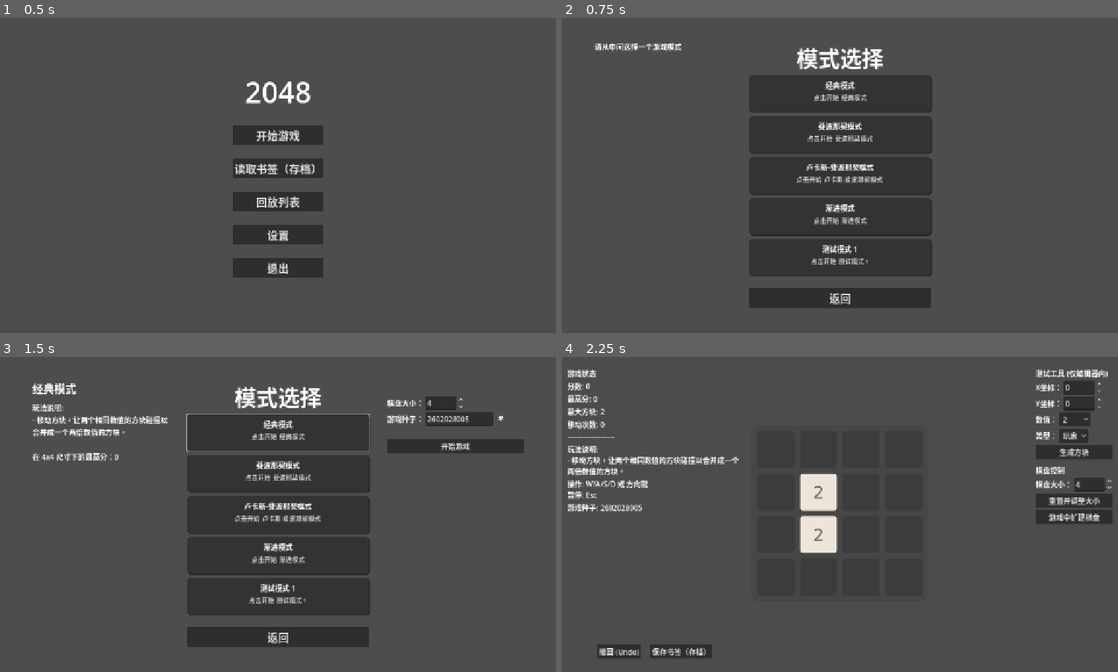
Above: before the commit, frames 1-4 (two rows, left to right).
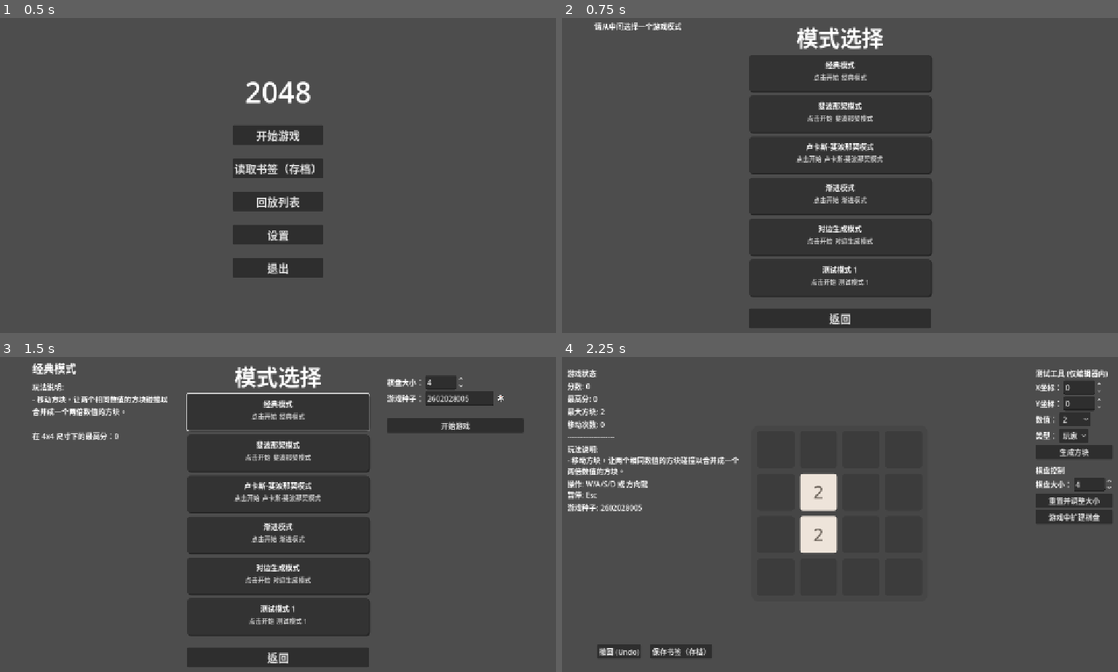
Above: after the commit, the same moments.

Repository: C76GN/2048-all-in-one
Game: Godot game, scene res://scenes/main_menu.tscn
Two runs of this game, one before a commit and one after it. Both use one fixed random seed, a clock stepped at 60 frames per second and the inputs below.
Inputs (mouse positions are in pixels of both pictures, inside the frame that each line leads up to; where the layout moved, square brackets give the same spot in the first picture):
- Up to frame 1 (0.5 s): no input
- Up to frame 2 (0.75 s): click "开始游戏" at 0.5 s
- Up to frame 3 (1.5 s): click (278, 410) [278, 432] at 1.25 s
- Up to frame 4 (2.25 s): click "开始游戏" at 2 s

Frame 1 is identical in both runs. In frame 2, 13% of the frame differs, in the area x 5-67%, y 1-99%; in frame 3, 18%, in the area x 5-95%, y 1-99%; in frame 4, less than 0.1%.

Commit message:
Add Opposite Edge Spawn Mode
This commit introduces a new gameplay variant, the "Opposite Edge Spawn" mode. In this mode, new tiles are generated on the edge opposite to the player's swipe, but only within the specific rows or columns that were shifted by the move.This commit introduces a new gameplay variant, the "Opposite Edge Spawn" mode. In this mode, new tiles are generated on the edge opposite to the player's swipe, but only within the specific rows or columns that were shifted by the move.

Diff:
--- a/global/event_bus.gd
+++ b/global/event_bus.gd
@@ -12,8 +12,9 @@
 signal score_updated(amount: int)
 
 ## 在一次有效的移动（至少有一个方块移动或合并）完成后发出。
+## @param move_data: 一个包含移动方向和受影响行/列信息的字典。
 @warning_ignore("unused_signal")
-signal move_made
+signal move_made(move_data: Dictionary)
 
 ## 当有怪物在交互中被消灭时发出。
 @warning_ignore("unused_signal")
--- /dev/null
+++ b/resources/modes/opposite_edge_mode_config.tres
@@ -0,0 +1,35 @@
+[gd_resource type="Resource" script_class="GameModeConfig" load_steps=12 format=3 uid="uid://dklmno2p3q4r5"]
+
+[ext_resource type="Resource" uid="uid://q5lokbubm1hs" path="res://resources/themes/default_board_theme.tres" id="1_xkyvo"]
+[ext_resource type="Resource" uid="uid://dbppel7der23n" path="res://resources/themes/classic_tile_theme.tres" id="2_y7c41"]
+[ext_resource type="Script" uid="uid://cd58tqmib7wsk" path="res://scripts/rules/game_over/standard_game_over_rule.gd" id="3_dvc3p"]
+[ext_resource type="Resource" uid="uid://bajwfeoyco3xn" path="res://resources/themes/red_tile_theme.tres" id="3_o1sg1"]
+[ext_resource type="Script" uid="uid://bdsn1pa4fjc01" path="res://scripts/rules/interaction/classic_interaction_rule.gd" id="4_xkyvo"]
+[ext_resource type="Script" uid="uid://cmxpkj6kgwm5k" path="res://global/game_mode_config.gd" id="5_y7c41"]
+[ext_resource type="Script" uid="uid://rtyr5upmnau6" path="res://scripts/rules/base/spawn_rule.gd" id="6_abcde"]
+[ext_resource type="Resource" uid="uid://dbb0u5q2klk3u" path="res://resources/modes/classic_spawn_rule_init.tres" id="7_fghij"]
+[ext_resource type="Resource" uid="uid://c6s7jklm8wan1" path="res://resources/rules/opposite_edge_spawn_rule_on_move.tres" id="8_klmno"]
+
+[sub_resource type="Resource" id="Resource_wp4bw"]
+script = ExtResource("3_dvc3p")
+metadata/_custom_type_script = "uid://cd58tqmib7wsk"
+
+[sub_resource type="Resource" id="Resource_jk0ep"]
+script = ExtResource("4_xkyvo")
+metadata/_custom_type_script = "uid://bdsn1pa4fjc01"
+
+[resource]
+script = ExtResource("5_y7c41")
+mode_name = "对边生成模式"
+mode_description = "玩法说明:
+- 经典2048合并规则。
+- 新方块会生成在您滑动方向的对向边缘，且仅限于那些因滑动而发生位移的行/列。"
+interaction_rule = SubResource("Resource_jk0ep")
+color_schemes = {
+0: ExtResource("2_y7c41"),
+1: ExtResource("3_o1sg1")
+}
+spawn_rules = Array[ExtResource("6_abcde")]([ExtResource("7_fghij"), ExtResource("8_klmno")])
+game_over_rule = SubResource("Resource_wp4bw")
+board_theme = ExtResource("1_xkyvo")
+metadata/_custom_type_script = "uid://cmxpkj6kgwm5k"
--- /dev/null
+++ b/resources/rules/opposite_edge_spawn_rule_on_move.tres
@@ -0,0 +1,8 @@
+[gd_resource type="Resource" load_steps=2 format=3 uid="uid://c6s7jklm8wan1"]
+
+[ext_resource type="Script" uid="uid://c5q50w1j58c70" path="res://scripts/rules/spawn/opposite_edge_spawn_rule.gd" id="1_abcde"]
+
+[resource]
+script = ExtResource("1_abcde")
+priority = 10
+metadata/_custom_type_script = "uid://rtyr5upmnau6"
--- a/scenes/mode_selection.tscn
+++ b/scenes/mode_selection.tscn
@@ -7,6 +7,7 @@
 [ext_resource type="Resource" uid="uid://dwjqj7f52y8in" path="res://resources/modes/test_mode1_config.tres" id="5_ws4rq"]
 [ext_resource type="Resource" uid="uid://dlv621h6njs6m" path="res://resources/modes/lucas_fibonacci_mode_config.tres" id="6_t4d1t"]
 [ext_resource type="Resource" uid="uid://da3ioky106k1i" path="res://resources/modes/progressive_mode_config.tres" id="6_ws4rq"]
+[ext_resource type="Resource" uid="uid://dklmno2p3q4r5" path="res://resources/modes/opposite_edge_mode_config.tres" id="7_kj7h5"]
 
 [node name="ModeSelection" type="Control"]
 layout_mode = 3
@@ -17,7 +18,7 @@
 grow_vertical = 2
 script = ExtResource("1_jv0sf")
 game_play_scene = ExtResource("2_0hetu")
-mode_configs = Array[Resource]([ExtResource("3_t5a4b"), ExtResource("4_t4d1t"), ExtResource("6_t4d1t"), ExtResource("6_ws4rq"), ExtResource("5_ws4rq")])
+mode_configs = Array[Resource]([ExtResource("3_t5a4b"), ExtResource("4_t4d1t"), ExtResource("6_t4d1t"), ExtResource("6_ws4rq"), ExtResource("7_kj7h5"), ExtResource("5_ws4rq")])
 
 [node name="CenterContainer" type="CenterContainer" parent="."]
 layout_mode = 1
--- a/scripts/game_board.gd
+++ b/scripts/game_board.gd
@@ -83,6 +83,9 @@
 		new_grid[i] = []; new_grid[i].resize(grid_size)
 		new_grid[i].fill(null)
 
+	# 追踪发生了移动的行/列的索引
+	var moved_lines_indices: Array[int] = []
+
 	# 逐行/逐列处理
 	for i in range(grid_size):
 		var line: Array[Tile] = []
@@ -94,8 +97,11 @@
 		var new_line: Array[Tile] = result.line
 		var merges: Array[Dictionary] = result.merges
 
+		# 检查这一行/列是否发生了移动
 		if result.moved:
 			moved = true
+			if not i in moved_lines_indices:
+				moved_lines_indices.append(i)
 
 		# 处理合并动画指令
 		for merge_info in merges:
@@ -136,9 +142,15 @@
 		for j in range(grid_size):
 			var coords = _get_coords_for_line(i, j, direction)
 			new_grid[coords.x][coords.y] = new_line[j]
+
 	if moved:
+		var move_data = {
+			"direction": direction,
+			"moved_lines": moved_lines_indices
+		}
+
 		grid = new_grid
-		EventBus.move_made.emit()
+		EventBus.move_made.emit(move_data)
 		play_animations_requested.emit(instructions)
 
 		# 逻辑层立即检查游戏是否结束
@@ -150,31 +162,38 @@
 	var type = spawn_data.get("type", Tile.TileType.PLAYER)
 	var is_priority = spawn_data.get("is_priority", false)
 
-	var empty_cells = get_empty_cells()
-
-	# 情况1：棋盘有空位，正常生成。
-	if not empty_cells.is_empty():
-		var spawn_pos: Vector2i = empty_cells[RNGManager.get_rng().randi_range(0, empty_cells.size() - 1)]
-		var new_tile = _spawn_at(spawn_pos, value, type)
-
-		# 创建SPAWN指令并请求播放
-		var instruction = [{"type": "SPAWN", "tile": new_tile}]
-		play_animations_requested.emit(instruction)
-
-	# 情况2：棋盘已满，但生成请求是优先的（如怪物），则执行转化逻辑。
-	elif is_priority:
-		var player_tiles = _get_all_player_tiles()
-		# 子情况A：棋盘上仍有玩家方块，随机将一个转变为怪物。
-		if not player_tiles.is_empty():
-			var tile_to_transform = player_tiles[RNGManager.get_rng().randi_range(0, player_tiles.size() - 1)]
-			tile_to_transform.setup(value, type, interaction_rule, color_schemes)
-			tile_to_transform.animate_transform()
-		# 子情况B：棋盘上全是怪物方块，随机将一个数值翻倍以示“增强”。
+	# 检查是否提供了指定的生成位置
+	var spawn_pos: Vector2i
+	var has_specific_pos = spawn_data.has("position")
+
+	if has_specific_pos:
+		spawn_pos = spawn_data["position"]
+		# 安全检查，确保指定位置是空的
+		if grid[spawn_pos.x][spawn_pos.y] != null:
+			push_error("生成失败：尝试在非空位置 %s 生成方块。" % str(spawn_pos))
+			return
+	else:
+		var empty_cells = get_empty_cells()
+		if not empty_cells.is_empty():
+			spawn_pos = empty_cells[RNGManager.get_rng().randi_range(0, empty_cells.size() - 1)]
 		else:
-			var monster_tiles = _get_all_monster_tiles()
-			if not monster_tiles.is_empty():
-				var tile_to_empower = monster_tiles[RNGManager.get_rng().randi_range(0, monster_tiles.size() - 1)]
-				tile_to_empower.setup(tile_to_empower.value * 2, type, interaction_rule, color_schemes)
+			# 棋盘已满
+			if is_priority:
+				var player_tiles = _get_all_player_tiles()
+				if not player_tiles.is_empty():
+					var tile_to_transform = player_tiles[RNGManager.get_rng().randi_range(0, player_tiles.size() - 1)]
+					tile_to_transform.setup(value, type, interaction_rule, color_schemes)
+					tile_to_transform.animate_transform()
+				else:
+					var monster_tiles = _get_all_monster_tiles()
+					if not monster_tiles.is_empty():
+						var tile_to_empower = monster_tiles[RNGManager.get_rng().randi_range(0, monster_tiles.size() - 1)]
+						tile_to_empower.setup(tile_to_empower.value * 2, type, interaction_rule, color_schemes)
+			return # 棋盘已满且非优先，直接返回
+
+	var new_tile = _spawn_at(spawn_pos, value, type)
+	var instruction = [{"type": "SPAWN", "tile": new_tile}]
+	play_animations_requested.emit(instruction)
 
 ## 获取当前棋盘上数值最大的玩家方块的值。
 func get_max_player_value() -> int:
@@ -395,6 +414,12 @@
 	await new_cells_tween.finished
 
 # --- 辅助函数 ---
+
+## 将棋盘容器内的局部像素坐标转换为网格坐标。
+func _pixel_to_grid(pixel_pos: Vector2) -> Vector2i:
+	var x = round(pixel_pos.x / (CELL_SIZE + SPACING))
+	var y = round(pixel_pos.y / (CELL_SIZE + SPACING))
+	return Vector2i(int(x), int(y))
 
 ## 在指定位置生成一个方块的内部实现。
 func _spawn_at(grid_pos: Vector2i, value: int, type: Tile.TileType) -> Tile:
--- a/scripts/modes/game_play.gd
+++ b/scripts/modes/game_play.gd
@@ -275,11 +275,11 @@
 	_save_current_state()
 	game_board.handle_move(direction)
 
-func _on_move_made() -> void:
+func _on_move_made(move_data: Dictionary) -> void:
 	move_count += 1
 	# 记录有效移动到回放数据中
 	_current_replay_data.actions.append(_last_move_direction)
-	rule_manager.dispatch_event(RuleManager.Events.PLAYER_MOVED)
+	rule_manager.dispatch_event(RuleManager.Events.PLAYER_MOVED, move_data)
 	_update_and_publish_hud_data()
 
 ## 当 EventBus 发出 game_lost 信号时调用。
--- /dev/null
+++ b/scripts/rules/spawn/opposite_edge_spawn_rule.gd
@@ -0,0 +1,78 @@
+# scripts/rules/spawn/opposite_edge_spawn_rule.gd
+
+## OppositeEdgeSpawnRule: 实现“对边生成”规则。
+##
+## 规则行为:
+## 1. 触发器(ON_MOVE): 在每次有效移动后触发。
+## 2. 对边生成: 新方块生成在玩家滑动的反方向边缘。
+## 3. 移动前置: 只在那些实际发生位移的行或列的边缘生成。
+## 4. 随机选择: 从所有有效生成点中随机选择一个。
+class_name OppositeEdgeSpawnRule
+extends SpawnRule
+
+## 可配置：生成2的概率（其余为4）。
+@export var probability_of_2: float = 0.9
+## 如果生成成功，是否“消费”事件，阻止后续低优先级的移动规则执行。
+@export var consumes_event_on_success: bool = true
+
+## 执行生成逻辑。
+func execute(payload: Dictionary = {}) -> bool:
+	# 从 payload 中获取移动方向和受影响的行/列索引
+	var direction: Vector2i = payload.get("direction", Vector2i.ZERO)
+	var moved_lines: Array = payload.get("moved_lines", [])
+
+	if direction == Vector2i.ZERO or moved_lines.is_empty():
+		return false
+
+	var valid_spawn_points: Array[Vector2i] = []
+	var grid_size = game_board.grid_size
+
+	# 根据移动方向确定目标边缘和遍历方式
+	match direction:
+		Vector2i.UP: # 向上滑动，在最下面一行生成
+			var target_y = grid_size - 1
+			for x in moved_lines: # moved_lines 包含的是列索引
+				if game_board.grid[x][target_y] == null:
+					valid_spawn_points.append(Vector2i(x, target_y))
+
+		Vector2i.DOWN: # 向下滑动，在最上面一行生成
+			var target_y = 0
+			for x in moved_lines: # moved_lines 包含的是列索引
+				if game_board.grid[x][target_y] == null:
+					valid_spawn_points.append(Vector2i(x, target_y))
+
+		Vector2i.LEFT: # 向左滑动，在最右边一列生成
+			var target_x = grid_size - 1
+			for y in moved_lines: # moved_lines 包含的是行索引
+				if game_board.grid[target_x][y] == null:
+					valid_spawn_points.append(Vector2i(target_x, y))
+
+		Vector2i.RIGHT: # 向右滑动，在最左边一列生成
+			var target_x = 0
+			for y in moved_lines: # moved_lines 包含的是行索引
+				if game_board.grid[target_x][y] == null:
+					valid_spawn_points.append(Vector2i(target_x, y))
+
+	# 如果找到了有效的生成点
+	if not valid_spawn_points.is_empty():
+		# --- FIX: 使用我们自己的RNG来选择位置，以遵循种子 ---
+		var random_index = RNGManager.get_rng().randi_range(0, valid_spawn_points.size() - 1)
+		var spawn_pos = valid_spawn_points[random_index]
+
+		# 经典规则：按概率生成2或4
+		var value = 2 if RNGManager.get_rng().randf() < probability_of_2 else 4
+
+		var spawn_data = {
+			"position": spawn_pos, # 指定生成位置
+			"value": value,
+			"type": Tile.TileType.PLAYER,
+			"is_priority": false
+		}
+
+		spawn_tile_requested.emit(spawn_data)
+
+		# 成功请求了生成，根据配置决定是否消费事件。
+		return consumes_event_on_success
+
+	# 没有找到有效的生成点，不消费事件
+	return false
Not shown: 1 places in scenes/mode_selection.tscn that only renumber resources
Not shown, added: scripts/rules/spawn/opposite_edge_spawn_rule.gd.uid
